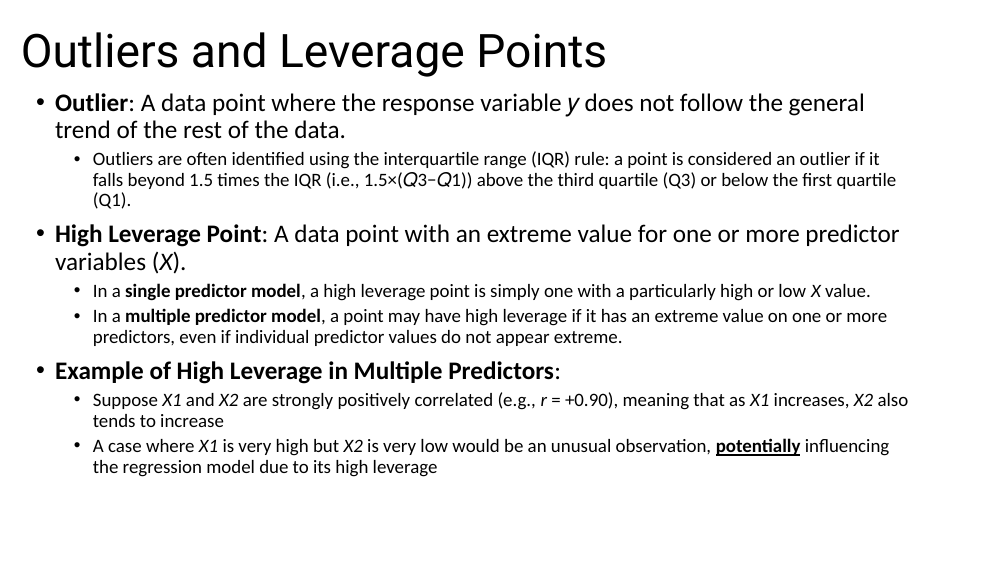
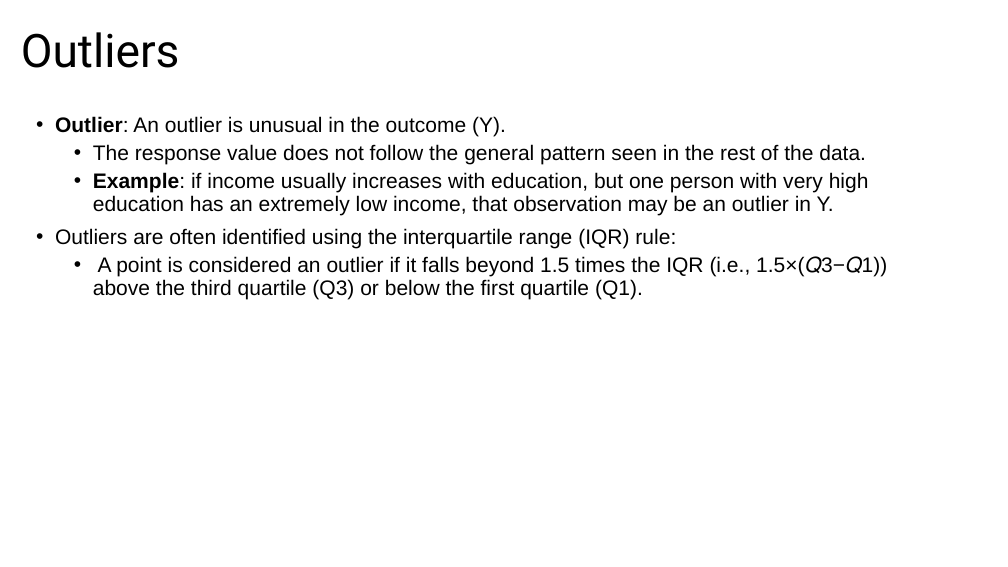
Before and after one commit to issues-osu/statsii-spring2026, a slide deck: slide 85 of slides/Effect_Sizes/Effect Size, Confidence Intervals, and Diagnostic.pptx (slide 78 before the commit). Drawn at 1008x567 pixels with LibreOffice and Linux fonts; fonts in the diff are those of the drawing. Boxes give left, top, right and bottom in pixels: in the first picture for what was removed or moved away, otherwise in the second. Text is boxed around its words. In the diff, an @@ line names an element or a change of style, - is before the commit and + after.

```diff
--- a/slides/Effect_Sizes/Effect Size, Confidence Intervals, and Diagnostic.pptx
+++ b/slides/Effect_Sizes/Effect Size, Confidence Intervals, and Diagnostic.pptx
@@ title at <box>21,32,180,68</box>: text changed @@
-Outliers and Leverage Points
+Outliers
@@ text at <box>55,116,869,299</box>: text changed; size 18 to 20 pt; font Calibri to Arial @@
-• Outlier: A data point where the response variable 𝑦 does not follow the general trend of the rest of the data.
-  • Outliers are often identified using the interquartile range (IQR) rule: a point is considered an outlier if it falls beyond 1.5 times the IQR (i.e., 1.5×(𝑄3−𝑄1)) above the third quartile (Q3) or below the first quartile (Q1).
-• High Leverage Point: A data point with an extreme value for one or more predictor variables (X).
-  • In a single predictor model, a high leverage point is simply one with a particularly high or low X value.
-  • In a multiple predictor model, a point may have high leverage if it has an extreme value on one or more predictors, even if individual predictor values do not appear extreme.
-• Example of High Leverage in Multiple Predictors:
-  • Suppose X1 and X2 are strongly positively correlated (e.g., r = +0.90), meaning that as X1 increases, X2 also tends to increase
-  • A case where X1 is very high but X2 is very low would be an unusual observation, potentially influencing the regression model due to its high leverage
+• Outlier: An outlier is unusual in the outcome (Y).
+  • The response value does not follow the general pattern seen in the rest of the data.
+  • Example: if income usually increases with education, but one person with very high education has an extremely low income, that observation may be an outlier in Y.
+• Outliers are often identified using the interquartile range (IQR) rule:
+  • A point is considered an outlier if it falls beyond 1.5 times the IQR (i.e., 1.5×(𝑄3−𝑄1)) above the third quartile (Q3) or below the first quartile (Q1).
```
Also in this commit, not shown: 18 other slides changed, 14 slides added, 2 slides removed, 2 other files.
